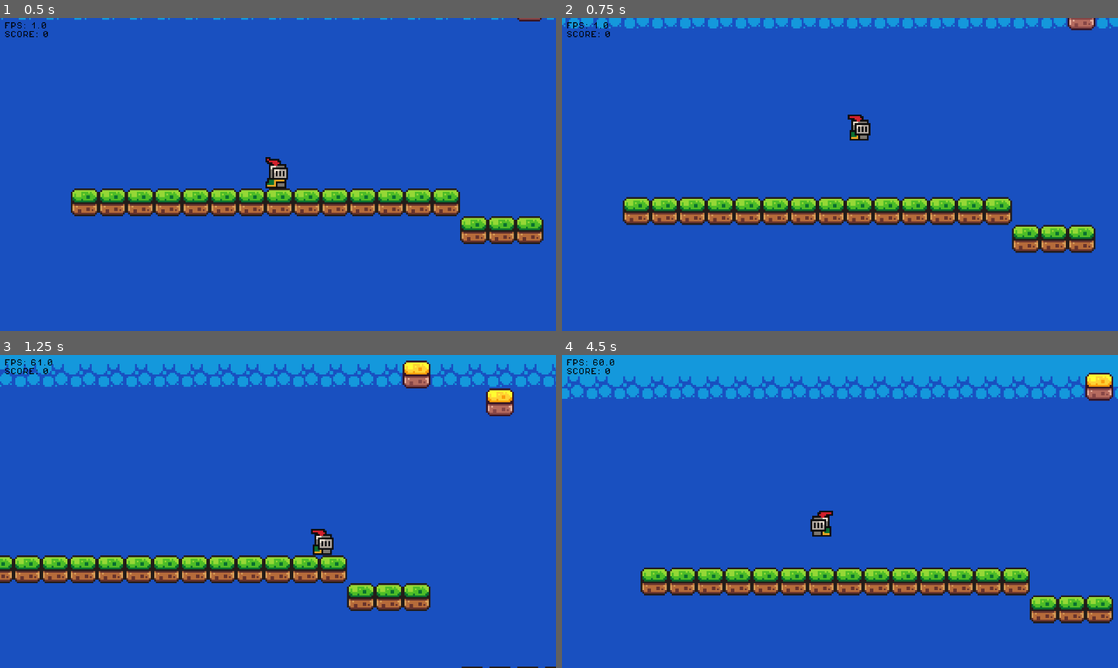
Above: before the commit, frames 1-4 (two rows, left to right).
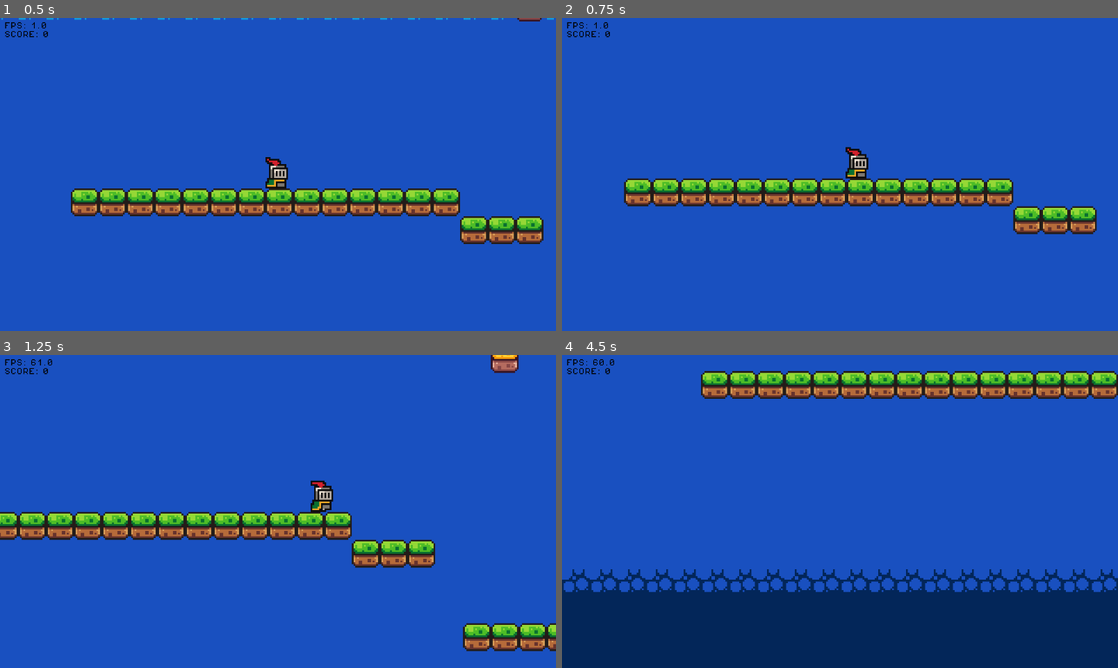
Above: after the commit, the same moments.

Repository: Gucksus/Godot-Tutorial-Game
Game: Godot game, scene res://scenes/game.tscn
Same seed, same stepped clock (60 frames per second), same inputs: the game is played once before the commit and once after it.
Inputs:
- Up to frame 1 (0.5 s): no input
- Up to frame 2 (0.75 s): hold D (right) from 0.53 s (still down); tap Space (jump) at 0.6 s
- Up to frame 3 (1.25 s): keep holding D (right); tap Space (jump) at 0.77, 1.07 s
- Up to frame 4 (4.5 s): tap Space (jump) at 1.35, 1.52, 1.82, 2.1, 2.85, 3.02, 3.32, 3.6, 3.77, 4.07, 4.35 s; release D (right) at 2.03 s; hold A (left) 2.03-2.78 s; hold D (right) 2.78-4.28 s; hold A (left) from 4.28 s (still down)

Frame 1 is identical in both runs. In frame 2, 15% of the frame differs, in the area x 0-100%, y 0-76%; in frame 3, 24%; in frame 4, 44%, in the area x 0-100%, y 0-100%.

Commit message:
Implement tweening into acceleration for jumping and running.

Diff:
--- a/scripts/player.gd
+++ b/scripts/player.gd
@@ -1,27 +1,62 @@
 extends CharacterBody2D
 
 const MAX_SPEED = 150
-const JUMP_VELOCITY = -300
 const ACCELERATION = 500
 const DECELERATION = 600
+const MAX_JUMP_VELOCITY = -300
+const TIME_TO_REACH_MAX_JUMP = .5
 
-@onready var accelerationTween = get_tree().create_tween()
+var jump_timer := 0.0
+var jump_velocity := 0.0
+
+@onready var acceleration_tween = get_tree().create_tween()
+@onready var jump_accel_tween = get_tree().create_tween()
 @onready var animated_sprite: AnimatedSprite2D = $AnimatedSprite2D
 
-func setVelocityX(value):
-	velocity.x = value
+enum States {
+	ON_FLOOR,
+	JUMPING,
+	FALLING
+}
+var current_state: States = States.FALLING: set = set_state
+
+
+func jump_process(delta: float):
+	print(States.find_key(current_state))
+	match current_state:
+		States.ON_FLOOR:
+			if Input.is_action_just_pressed("jump"):
+				jump_accel_tween = create_tween()
+				jump_accel_tween.tween_method(set_velocityY, 0, MAX_JUMP_VELOCITY, TIME_TO_REACH_MAX_JUMP).set_trans(Tween.TRANS_QUART).set_ease(Tween.EASE_IN)
+				set_state(States.JUMPING)
+				return
+			jump_timer = 0
+
+		States.FALLING:
+			if is_on_floor():
+				velocity.y = 0
+				set_state(States.ON_FLOOR)
+				return
+			velocity += get_gravity() * delta
+
+		States.JUMPING:
+			if jump_timer >= TIME_TO_REACH_MAX_JUMP or Input.is_action_just_released("jump"):
+				if jump_accel_tween:
+					jump_accel_tween.kill()
+
+				set_state(States.FALLING)
+				return
+			jump_timer += delta
+
 
 func _physics_process(delta: float) -> void:
-		# Handle jump.
-	if Input.is_action_just_pressed("jump") and is_on_floor():
-		velocity.y = JUMP_VELOCITY
+	jump_process(delta)
 
 	var direction := Input.get_axis("left", "right")
 
 	# Hanlde animation.
 	if not is_on_floor():
 		# Add the gravity.
-		velocity += get_gravity() * delta
 		animated_sprite.play("jump")
 	else:
 		# Play idle animation if standing still, else play "run" animation.
@@ -32,21 +67,33 @@
 
 	# Handle sprite direction and velocity.
 	if direction:
-		if accelerationTween:
-			accelerationTween.kill()
+		if acceleration_tween:
+			acceleration_tween.kill()
 
-		accelerationTween = create_tween()
-		accelerationTween.tween_method(setVelocityX, velocity.x, direction * MAX_SPEED, 1).set_trans(Tween.TRANS_CIRC).set_ease(Tween.EASE_OUT)
+		acceleration_tween = create_tween()
+		acceleration_tween.tween_method(set_velocityX, velocity.x, direction * MAX_SPEED, 1.5).set_trans(Tween.TRANS_CIRC).set_ease(Tween.EASE_OUT)
 
 		if direction > 0:
 			animated_sprite.flip_h = false
 		else:
 			animated_sprite.flip_h = true
 	else:
-		if accelerationTween:
-			accelerationTween.kill()
+		if acceleration_tween:
+			acceleration_tween.kill()
 
-		accelerationTween = create_tween()
-		accelerationTween.tween_method(setVelocityX, velocity.x, 0, 1).set_trans(Tween.TRANS_CIRC).set_ease(Tween.EASE_OUT)
+		acceleration_tween = create_tween()
+		acceleration_tween.tween_method(set_velocityX, velocity.x, 0, 1).set_trans(Tween.TRANS_CIRC).set_ease(Tween.EASE_OUT)
 
 	move_and_slide()
+
+
+func set_state(new_state: States):
+	current_state = new_state
+
+
+func set_velocityX(value: float):
+	velocity.x = value
+
+
+func set_velocityY(value: float):
+	velocity.y = value
